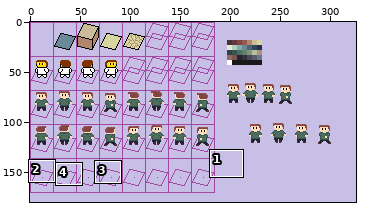
Sprite sheet, stored at images/tilesRaw.png. Above: a wide view before the commit, with the close-up outlined.
Close-up. As it was:
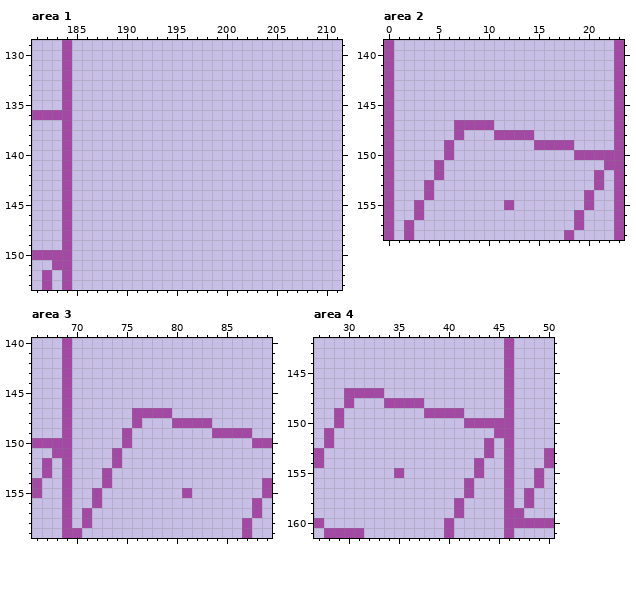
The file is 326x180 pixels. Shown: area 1: x 181..211, y 129..153; area 2: x 0..23, y 139..158; area 3: x 66..89, y 140..159; area 4: x 27..50, y 142..161. The commit also changed other parts of the picture, which this record leaves out.
Once edited:
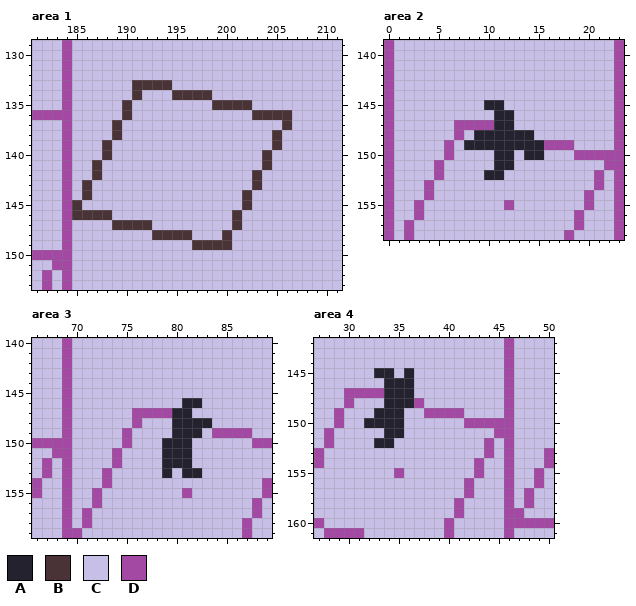
Palette (. is transparent): A #24222e  B #4a3337  C #c8bfe7  D #a349a4
Edits made:
Area 1:
y 133: x 191..194 CCCC -> BBBB
y 134: x 191 C -> B; x 195..198 CCCC -> BBBB
y 135: x 190 C -> B; x 199..202 CCCC -> BBBB
y 136: x 190 C -> B; x 203..206 CCCC -> BBBB
y 137: x 189 C -> B; x 206 C -> B
y 138: x 189 C -> B; x 205 C -> B
y 139: x 188 C -> B; x 205 C -> B
y 140: x 188 C -> B; x 204 C -> B
y 141: x 187 C -> B; x 204 C -> B
y 142: x 187 C -> B; x 203 C -> B
y 143: x 186 C -> B; x 203 C -> B
y 144: x 186 C -> B; x 202 C -> B
y 145: x 185 C -> B; x 202 C -> B
y 146: x 185..188 CCCC -> BBBB; x 201 C -> B
y 147: x 189..192 CCCC -> BBBB; x 201 C -> B
y 148: x 193..196 CCCC -> BBBB; x 200 C -> B
y 149: x 197..200 CCCC -> BBBB
Area 2:
y 145: x 10..11 CC -> AA
y 146..147: x 11..12 CC -> AA
y 148: x 9..14 CCDDDD -> AAAAAA
y 149: x 8..15 CCCCCCCD -> AAAAAAAA
y 150: x 11..12 CC -> AA; x 14..15 CC -> AA
y 151: x 11..12 CC -> AA
y 152: x 10..11 CC -> AA
Area 3:
y 146: x 81..82 CC -> AA
y 147: x 80..81 CC -> AA
y 148: x 80..83 DDDD -> AAAA
y 149: x 80..82 CCC -> AAA
y 150..152: x 79..81 CCC -> AAA
y 153: x 79 C -> A; x 81..82 CC -> AA
Area 4:
y 145: x 33..34 CC -> AA; x 36 C -> A
y 146..147: x 34..36 CCC -> AAA
y 148: x 34..36 DDD -> AAA
y 149: x 33..35 CCC -> AAA
y 150: x 32..35 CCCC -> AAAA
y 151: x 34..35 CC -> AA
y 152: x 33..34 CC -> AA
Changed places in both close-ups, as pixel boxes (x1, y1, x2, y2):
changed: (72, 80, 292, 250)
changed: (464, 100, 544, 180)
changed: (162, 398, 212, 478)
changed: (364, 368, 414, 448)
